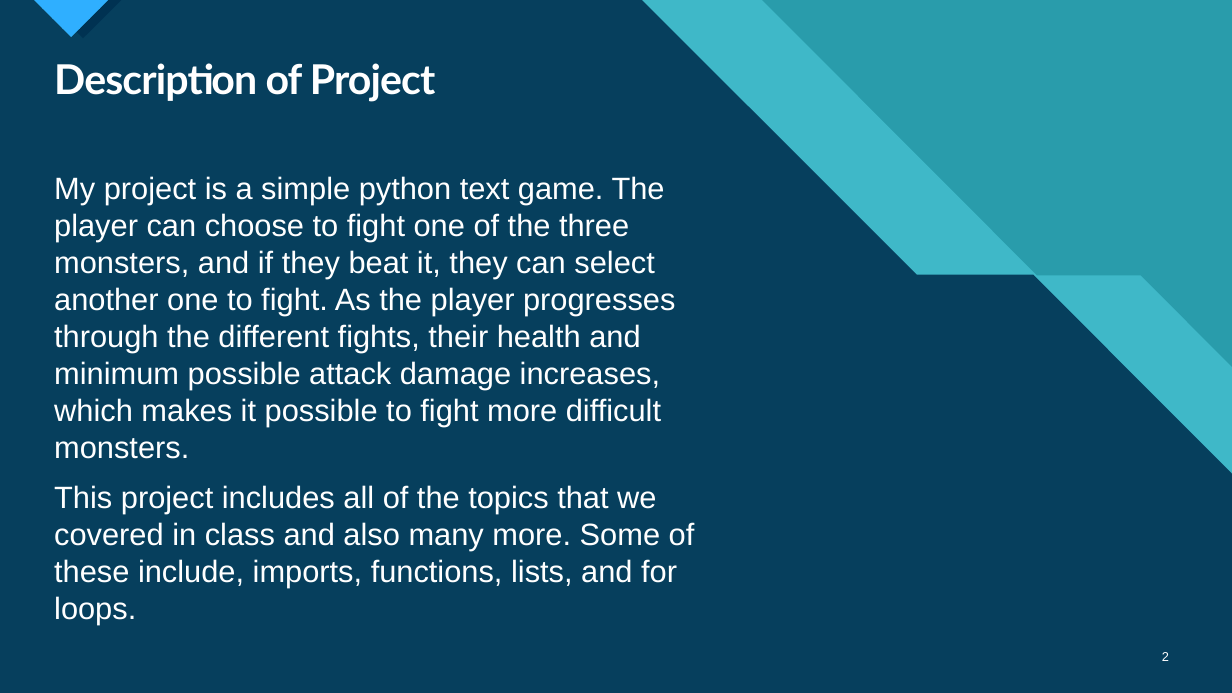
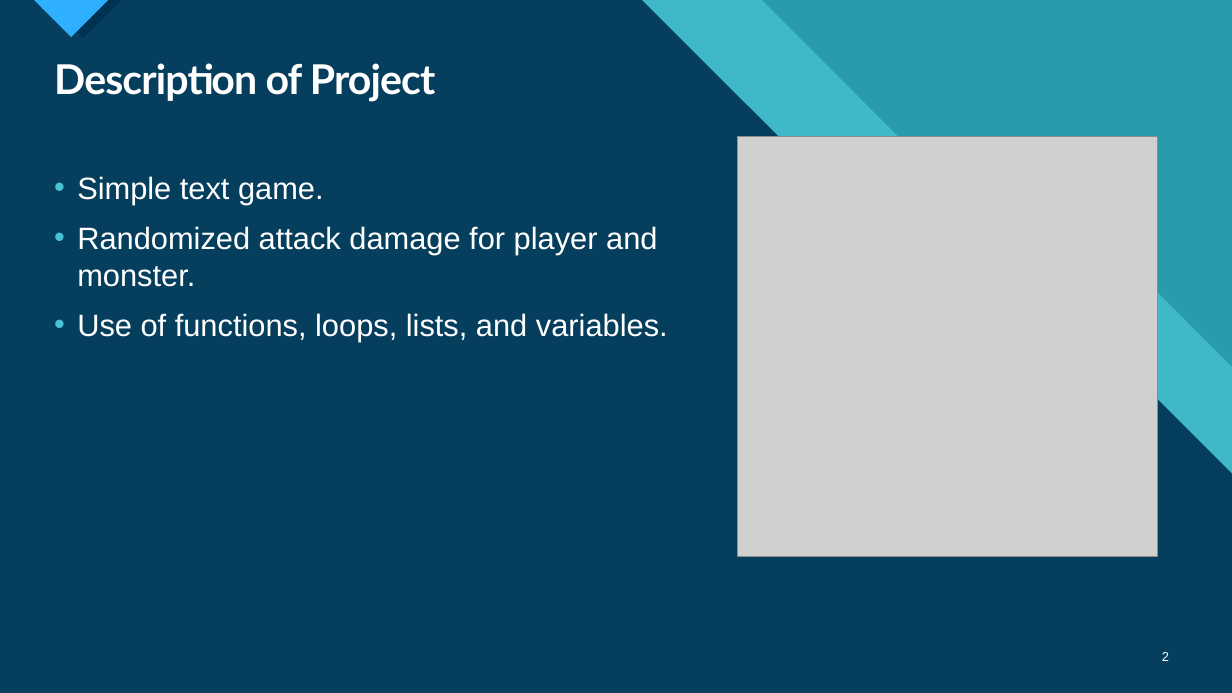
Before and after one commit to ljmontecalvo/NEIT_Python_Course, a slide deck: slide 2 of Midterm/Midterm Presentation.pptx. Drawn at 1232x693 pixels with LibreOffice and Linux fonts; fonts in the diff are those of the drawing; grey boxes stand for pictures. Boxes give left, top, right and bottom in pixels: in the first picture for what was removed or moved away, otherwise in the second. Text is boxed around its words. In the diff, an @@ line names an element or a change of style, - is before the commit and + after.

```diff
--- a/Midterm/Midterm Presentation.pptx
+++ b/Midterm/Midterm Presentation.pptx
@@ picture added at (738,137,1157,556) @@
@@ text at (77,176,668,341): text changed @@
-My project is a simple python text game. The player can choose to fight one of the three monsters, and if they beat it, they can select another one to fight. As the player progresses through the different fights, their health and minimum possible attack damage increases, which makes it possible to fight more difficult monsters.
-This project includes all of the topics that we covered in class and also many more. Some of these include, imports, functions, lists, and for loops.
+• Simple text game.
+• Randomized attack damage for player and monster.
+• Use of functions, loops, lists, and variables.
```
Also in this commit, not shown: 3 other slides changed, 1 other file.
